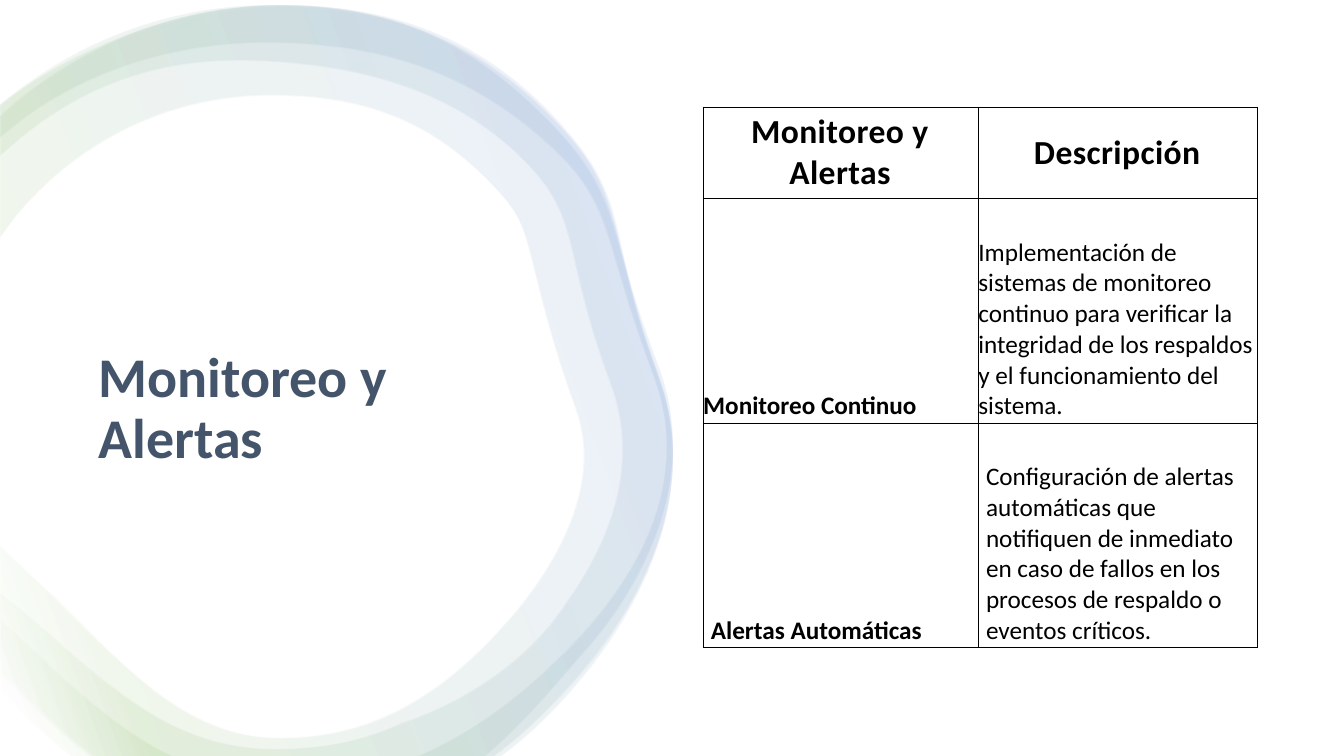
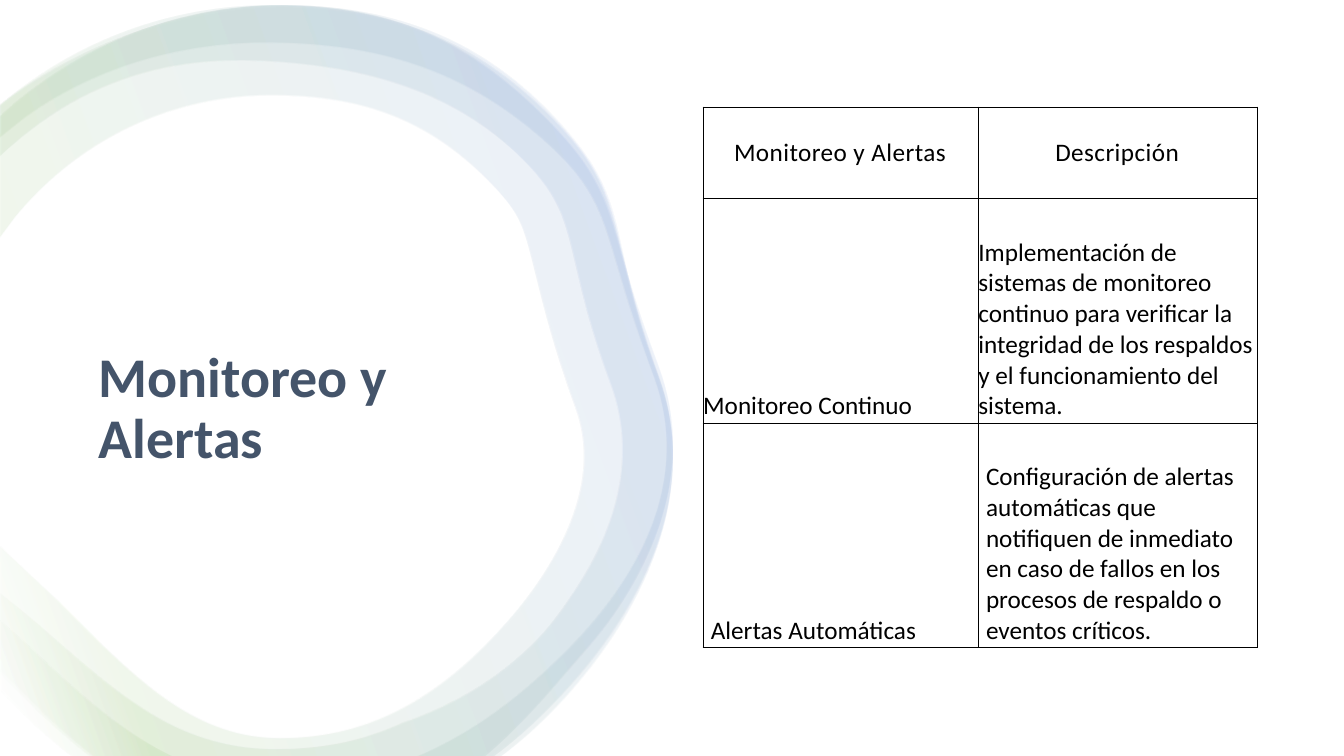
Before and after one commit to eduard165/APIComedor, a slide deck: slide 28 of Docs/Nuevo Presentación de Microsoft PowerPoint.pptx (slide 26 before the commit). Drawn at 1344x756 pixels with LibreOffice and Linux fonts; fonts in the diff are those of the drawing. Boxes give left, top, right and bottom in pixels: in the first picture for what was removed or moved away, otherwise in the second. Text is boxed around its words. In the diff, an @@ line names an element or a change of style, - is before the commit and + after.

```diff
--- a/Docs/Nuevo Presentación de Microsoft PowerPoint.pptx
+++ b/Docs/Nuevo Presentación de Microsoft PowerPoint.pptx
@@ table at (x1=704, y1=107, x2=1258, y2=647) @@
@@ size 24 to 18 pt in "Monitoreo y Alertas", "Descripción" @@
@@ bold off in "Monitoreo y Alertas", "Descripción", "Monitoreo Continuo", "Alertas Automáticas" @@
```
Also in this commit, not shown: 8 other slides changed, 2 slides added, 2 other files.
